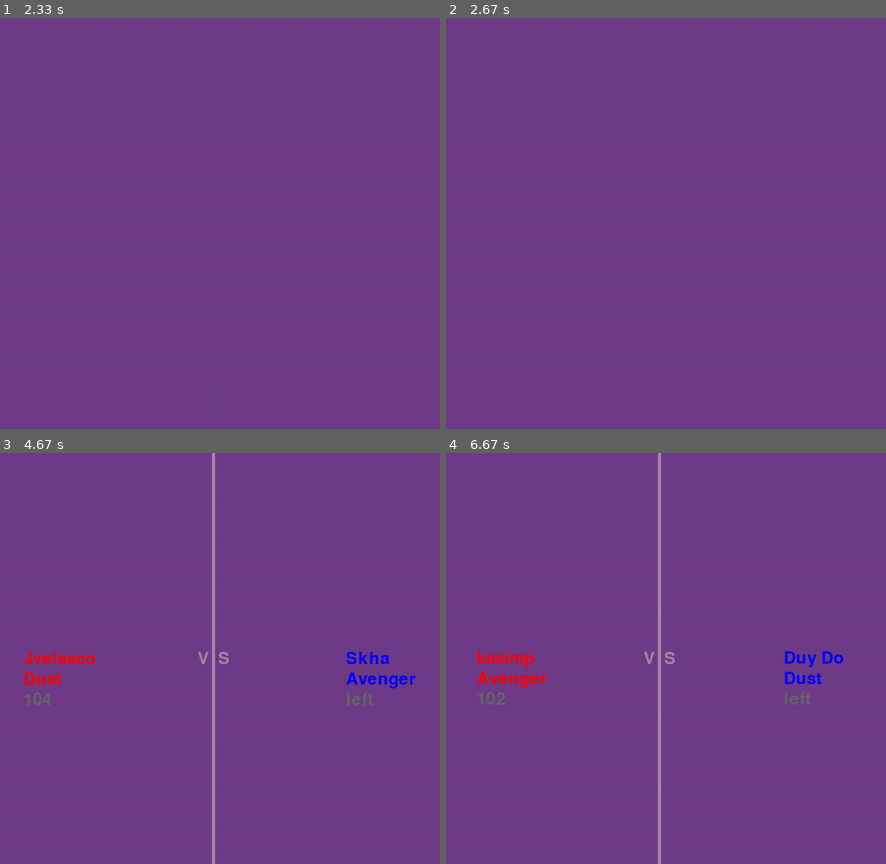
Above: before the commit, frames 1-4 (two rows, left to right).
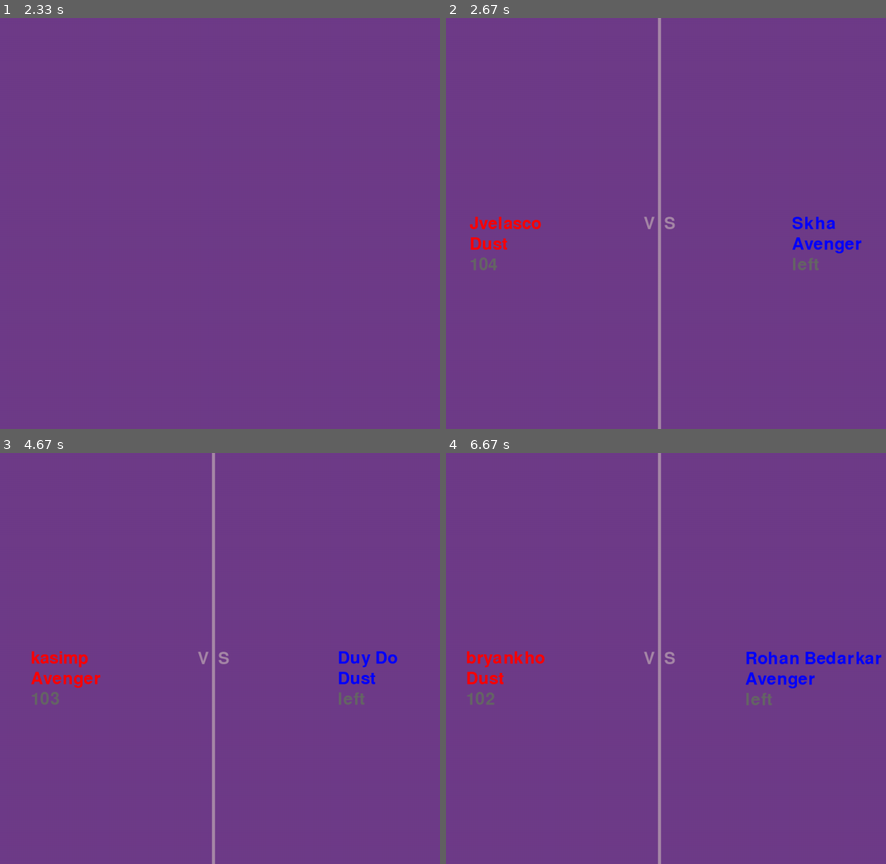
Above: after the commit, the same moments.

Repository: Steven-Kha/ThanosSnapPygame
Game: pygame game, started from main.py
The game is run twice, just before and just after one commit, with the same random seed, the same clock (stepped at 60 frames per second) and the same inputs.
Inputs:
- Up to frame 1 (2.33 s): click "Play" at 0.38 s
- Up to frame 2 (2.67 s): no input
- Up to frame 3 (4.67 s): no input
- Up to frame 4 (6.67 s): no input

Frame 1 is identical in both runs. In frame 2, 1.6% of the frame differs, in the area x 5-95%, y 0-100%; in frame 3, 1.4%; in frame 4, 1.7%, in the area x 4-99%, y 48-62%.

Commit message:
display names left with music playing after play button clicks

Diff:
--- a/avenger.txt
+++ b/avenger.txt
@@ -1,105 +1,105 @@
+Sergio Herrera
+poojagajjar
+Will
+aB9
 Yaz
-Raj
+Suramya
+celine
+Juan Sanchez
+Namanh Tran
+Jamie Littleton
+Huy Tran
+Jamesrw
+Daniel Verdugo
+Josh
+Tommy
+int main()
+Eric Abbott
+Alberto Rodriguez
+sam
+Graciela Orozco
+Henry
+Lambert Liu
+Emil Shahbazov
+Kevin Wong
+Jacob Powell
+dylansanderson
+Yoko Zhu
+Anthony Berton
+yuki
+Jason Jose
+Nate
+Vincent
+Joshua Yun
+Ruby Abutaleb
+Joel
+Iben
+BethHS
+Saket
+False
+Colin Hughes
+Kenny
+Kristi
+myang
+BN
+Robert Pace IV
+thatoneddrguy
+kento_nitta
+Shivam
+Lonnie
+Jason Anthony
+Stephen Snell
+Taylor Noh
+Rishabh
+gcald
+IsaiahOdunze
+Janelle
+David
+mstfa.said
+Roman Belaire
+Ankit Sharma
+Janeen Yamak
+Chetana
+Dayna A
+BJ
+Shekhar Palit
+Holland Ho
+Andrew lopez
+Himanshu Patel
+Devin Heng
+Ryan Luong
+edwardrios
+Tirth
+Slacker
+Michael
+raj
+Vandan Shah
+Kaine R
+Vanessa Delfin
+Franco
+Parag
+Rushi Sharma
+kasimp
+Beau
+Bennett Lawrenz
+Aparna Girme
+Randy Le
+Nikhil
 Alex
-Cameron Mathos
-Upal Patel
-Parag
-Matthew McCune
-William Bui
-Roman Belaire
-Randy Le
-Yesenia Martinez
-C9 HenryHuang
-Sharp-edged
-Dipen
-animesh
-karanjasani
-Oscar
-Kevin Wong
-int main()
-Ean McG
-Himanshu Patel
-Rodney Nobles
-Peter
-Seo Hyun Chang
-Jesse
-Yong
-Stephen Snell
+dkbatalla
+Andrew Gomez
+Jacob Biloki
+Alyssa
+Samantha M
+Arthi Ramesh
+Jose Sanrindo
+PS
 marriannee_
-myang
-Kaine R
-Jordan A
-Molita Nuon
-Raxit
-AB14799
-Kashyap
-Neel Potnis
-Lorena
-Kevin Lopez
-Duy Do
-celine
-thatoneddrguy
-Tesh Goyal
-conner cook
-Saket
-Kader Ustun
-codeSm1th
-Andrew lopez
-Yoko Zhu
-Dayna A
-David
-Devin Heng
+Mason Huynh
+Connor Gresko
+Steven Espin
+Robert Ruiz
+Darryn Wong
+Bryan Cuevas
 tastyles
-Franco
-Taylor Noh
-Shradha
-Adam Laviguer
-Tirth
-Janelle
-Jamesrw
-Marek Sautter
-Holy Tran
-Ariosto Kuit
-Joel
-poojagajjar
-Nikhil
-edwardrios
-Holland Ho
-Eric Abbott
-Ryan Luong
-Alberto Rodriguez
-Rushi Sharma
-raj
-Joshua Yun
-Connor Gresko
-TJ
-Jatin
-Gilbert Paderogo
-Hector Medina
-Canyon Schwartz
-Robert Gama
-Jvelasco
-Ray
-Jason Anthony
-natalina
-Rishabh
-Steven Steele
-Arthi Ramesh
-Bennett Lawrenz
-Jainam Mehta
-Kenny
-Rohan Bedarkar
-ffej
-Akhil
-Henry
-Graciela Orozco
-Kshitij Shah
-Jacob Powell
-Mason Huynh
-Payne
-aB9
-Whipitoutforha
-False
-An Nguyen
-Jason Jose
-rojanrijal
+Kenneth Aguilar
--- a/chosen.txt
+++ b/chosen.txt
@@ -1,105 +1,105 @@
+natalina
+Julian
+An Nguyen
+Shradha
+Kizar
+HoungHuy
+Seo Hyun Chang
+Raj
+CmdrSnuggle
+Kader Ustun
+Yong
+Ray
+rojanrijal
+ckobayashi
+Rodney Nobles
+David Feinzimer
+Dom F
+Payne
+Steven Steele
+Jesse
+Kshitij Shah
+Kevin Lopez
+Hector Medina
+animesh
+Shruti Taware
+Gilbert Paderogo
+Chris
+Jimmy Xuan
+conner cook
+Marek Sautter
+Tu Tran
+Oscar
+Diego
+Kevin
+Zach
+Yesenia Martinez
+Abhijeet Thakurdesai
+Fernando
+Whipitoutforha
+Akhil
+Robert Gama
+Bryan C
+Vincent Bravinder
+Tina My Huynh
+Sharp-edged
+Jvelasco
+Gustavo Sopena
+Navie
+hollyh
+Tesh Goyal
+Carina
+Cameron Mathos
+Jasmine Nguyen
+Laurensuki
+Anushree Ankola
+C9 HenryHuang
 Arthur
-Kristi
-Darryn Wong
-Chris
-Anthony Berton
+Luis Larco
+Chris Ahn
+Jordan A
+Samit
+Jorge Jaquez
+Ariosto Kuit
+AB14799
+hho
+Shree
+Liam
+Aaron
+Adrian
+Dipen
+Riley
+Molita Nuon
+Zach McEachern
+Derrick
+NicWebster96
+Matthew McCune
+Duy Do
+Elias Jackson
+madi
+Nathan S
+Skha
+ffej
+karanjasani
+Peter
+Raxit
 bryankho
+Michael Zendejas
+Kashyap
+Adam Laviguer
+William Bui
+TJ
+Holy Tran
+Maygan
+Upal Patel
+Carlos Garcia
+Neel Potnis
+Jainam Mehta
+Rohan Bedarkar
 Sharon Pak
-Jorge Jaquez
-Nate
-Tina My Huynh
-Aparna Girme
-Zach McEachern
-yuki
-Vincent
-Kenneth Aguilar
-kento_nitta
-Suramya
-Samantha M
-Josh
-madi
-Shree
-NicWebster96
-Liam
-Bryan Cuevas
-PS
-Navie
-Michael Zendejas
-Maygan
-Fernando
-Robert Pace IV
-hho
-gcald
-Jimmy Xuan
-Chris Ahn
-kasimp
-Carlos Garcia
-hollyh
-Abhijeet Thakurdesai
-Jamie Littleton
-Sergio Herrera
-Ankit Sharma
-Shekhar Palit
-Slacker
-Julian
-Zach
-Carina
-David Feinzimer
-Namanh Tran
-BN
-Huy Tran
-mstfa.said
-Diego
-Iben
-Andrew Gomez
-ckobayashi
-Adrian
-Aaron
-sam
-Vincent Bravinder
-Skha
-Juan Sanchez
-Derrick
-Tu Tran
-Bryan C
-Kevin
-Samit
-Laurensuki
-Janeen Yamak
+Ean McG
+Jatin
+Canyon Schwartz
 Chantalle
-Lonnie
-Jasmine Nguyen
-Steven Espin
-Gustavo Sopena
-Kizar
-BethHS
-Ruby Abutaleb
-Elias Jackson
-Shruti Taware
-Anushree Ankola
-dkbatalla
-Will
-Nathan S
-Vanessa Delfin
-Lambert Liu
-IsaiahOdunze
-Shivam
-Beau
-Jose Sanrindo
-BJ
-Emil Shahbazov
-Colin Hughes
-Robert Ruiz
-Vandan Shah
-Daniel Verdugo
-Dom F
-Michael
-Tommy
-Alyssa
-CmdrSnuggle
-Riley
-HoungHuy
-Chetana
-Jacob Biloki
-Luis Larco
-dylansanderson
+Lorena
+codeSm1th
--- a/game_functions.py
+++ b/game_functions.py
@@ -21,19 +21,19 @@
         pygame.mouse.set_visible(False)
         stats.game_active = True
 
+        pygame.mixer.init()
+        pygame.mixer.music.load('Music\Giants Theme - The Legend of Zelda- Majoras Mask.mp3')
+        pygame.mixer.music.play(-1)
+
 
 def update_screen(ai_settings, stats, center_line, gameText,
-                  chosen, avenger, newChosen, newAvenger, popCounter, clock,
+                  chosen, avenger, newChosen, newAvenger, length, clock,
                   play_button, screen):
     if stats.game_active:
+
         screen.fill(ai_settings.bg_color)
 
-        if len(chosen) > len(avenger):
-            length = len(avenger)
-            chosenLong = 1
-        else:
-            length = len(chosen)
-            avengerLong = 1
+
 
         #print ("length of newChosen: " + str(len(newChosen)))
 
@@ -52,13 +52,13 @@
         #print("sTime: " + str(sTime))
         #print("-" * 40)
         #print("while sTime - nowTime < 3000: ")
-        while (sTime - nowTime < 3000):
+        while (sTime - nowTime < 2081):
             sTime = pygame.time.get_ticks()
             # print("nowTime: " + str(nowTime))
             # print("sTime: " + str(sTime))
         #print("-" * 40)
 
-        if (sTime - nowTime >= 3000 and len(chosen) > 0):
+        if (sTime - nowTime >= 2081 and len(chosen) > 0):
             #print(str(sTime) + " - " + str(nowTime) + ">= 3000")
             nowTime = sTime
 
@@ -73,6 +73,8 @@
                 gameText.prepRightName(rightName)
                 gameText.prepTitleLeft('Dust')
                 gameText.prepTitleRight('Avenger')
+                gameText.prepNumNames(str(len(chosen)))
+                gameText.prepNamesRemain("left")
 
                 #print out these two times to see why they don't appear 3 seconds later.
 
@@ -86,9 +88,9 @@
                 gameText.prepRightName(rightName)
                 gameText.prepTitleRight('Dust')
                 gameText.prepTitleLeft('Avenger')
+                gameText.prepNumNames(str(len(chosen)))
+                gameText.prepNamesRemain("left")
 
-        gameText.prepNumNames(str(length - len(newAvenger)))
-        gameText.prepNamesRemain()
         gameText.draw_text()
         center_line.draw_center_line()
 
@@ -129,9 +131,11 @@
         gameText.prepTitleLeft('')
         gameText.prepTitleRight('')
 
-        if len(chosen) == 0:
+        if len(chosen) < 1:
             gameText.prepLeftName("THE")
             gameText.prepRightName("END")
+            gameText.prepNamesRemain("")
+            gameText.prepNumNames("")
 
 
     if not stats.game_active:
--- a/main.py
+++ b/main.py
@@ -16,7 +16,7 @@
 newAvenger = []
 popCounter = 0
 chosenLong = 0
-length = 0
+
 
 infinitySnap(chosen, avenger)
 if len(chosen) > len(avenger):
@@ -58,7 +58,7 @@
             pass
 
         gf.update_screen(ai_settings, stats, center_line, gameText,
-                  chosen, avenger, newChosen, newAvenger, popCounter, clock,
+                  chosen, avenger, newChosen, newAvenger, length, clock,
                   play_button, screen)
 
 
--- a/textDisplay.py
+++ b/textDisplay.py
@@ -25,7 +25,7 @@
         self.prepNumNames("")
 
         #function to display right participant
-        self.prepNamesRemain()
+        self.prepNamesRemain("")
 
         # add avenger title below
         self.prepTitleRight("")
@@ -49,7 +49,7 @@
                                               self.rightColor, self.ai_settings.bg_color)
         self.rightName_rect = self.rightNameImage.get_rect()
         self.rightName_rect.centery = self.screen_rect.centery
-        self.rightName_rect.centerx = (self.ai_settings.screen_width * 3) / 4
+        self.rightName_rect.centerx = ((self.ai_settings.screen_width * 3) / 4)
 
     def prepVS(self, msg):
         vsStr = msg
@@ -87,8 +87,8 @@
         self.leftFallenName_rect.centerx = self.ai_settings.screen_width / 4
         pass
 
-    def prepNamesRemain(self):
-        rightName = "left"
+    def prepNamesRemain(self, msg):
+        rightName = msg
         self.rightFallenNameImage = self.font.render(rightName, True,
                              self.fallenColor, self.ai_settings.bg_color)
         self.rightFallenName_rect = self.rightNameImage.get_rect()
